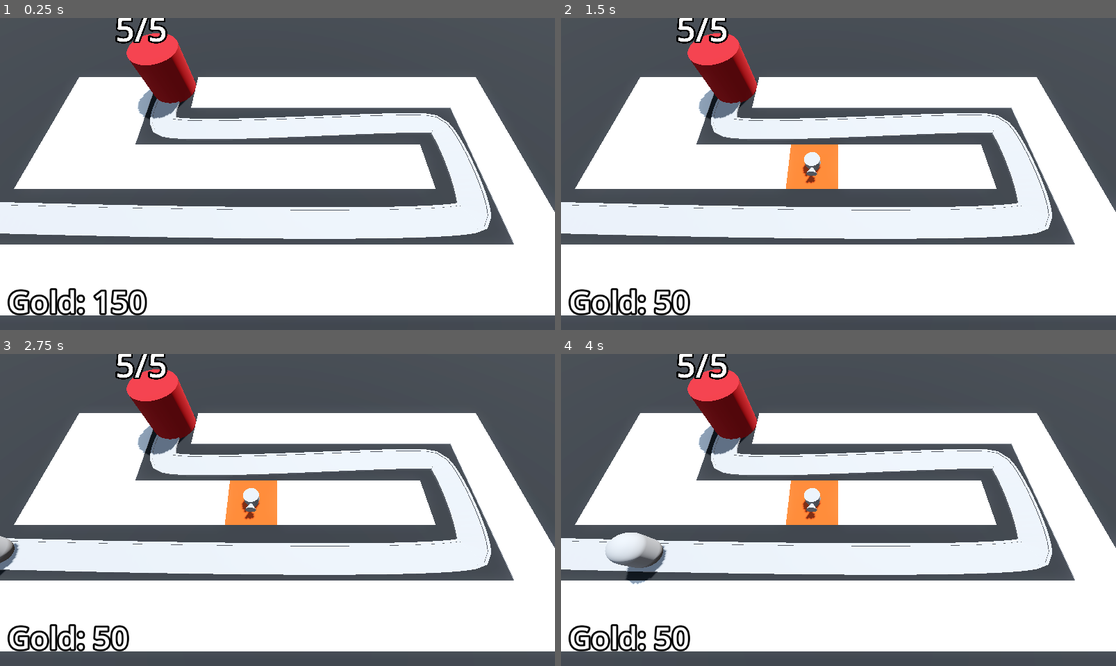
Above: before the commit, frames 1-4 (two rows, left to right).
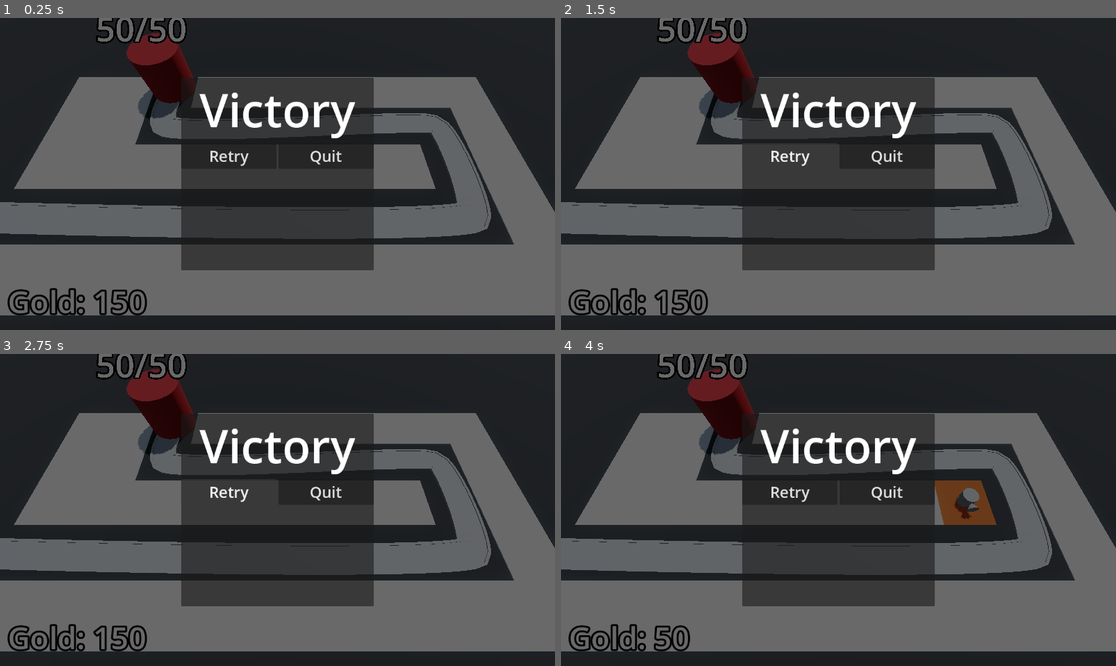
Above: after the commit, the same moments.

Repository: santoja/barbarian_rush_learning
Game: Godot game, scene res://BaseLevel.tscn
The game is run twice, just before and just after one commit, with the same random seed, the same clock (stepped at 60 frames per second) and the same inputs.
Inputs (mouse positions are in pixels of both pictures, inside the frame that each line leads up to):
- Up to frame 1 (0.25 s): no input
- Up to frame 2 (1.5 s): click (788, 155) at 0.5 s, where only the run after the commit has a clickable "Retry"; click (788, 155) at 1.25 s, where only the run after the commit has a clickable "Retry"
- Up to frame 3 (2.75 s): click (227, 491) at 2 s, where only the run after the commit has a clickable "Retry"
- Up to frame 4 (4 s): move the mouse to (960, 494) at 2.77 s; click (960, 494) at 2.85 s; move the mouse to (727, 525) at 3.52 s; click (727, 525) at 3.6 s

The runs differ from the first frame. In frame 1, 99% of the frame differs, in the area x 0-100%, y 0-100%; in frame 2, 99%; in frame 3, 99%; in frame 4, 98%.

Commit message:
Endgame added and victory user interface added

Diff:
--- a/BaseLevel.tscn
+++ b/BaseLevel.tscn
@@ -8,6 +8,8 @@
 [ext_resource type="Script" path="res://TurretManager.gd" id="5_bsi1w"]
 [ext_resource type="PackedScene" uid="uid://cfnoftnafo1dw" path="res://Turret/turret.tscn" id="6_cuxqa"]
 [ext_resource type="Script" path="res://Bank.gd" id="8_tb7x8"]
+[ext_resource type="PackedScene" uid="uid://o6b8yi0nklbw" path="res://DifficultyManager/difficulty_manager.tscn" id="9_wkkr4"]
+[ext_resource type="PackedScene" uid="uid://nso460lg2553" path="res://UserInterface/victory_layer.tscn" id="10_f8trg"]
 
 [sub_resource type="ProceduralSkyMaterial" id="ProceduralSkyMaterial_7ivxk"]
 sky_horizon_color = Color(0.64625, 0.65575, 0.67075, 1)
@@ -63,10 +65,11 @@
 "cells": PackedInt32Array(65535, 65534, 0, 65535, 2, 0, 65531, 65535, 0, 4, 65535, 0, 65531, 65534, 0, 65531, 0, 0, 655 …(306 unchanged characters)…
 }
 
-[node name="EnemyPath" type="Path3D" parent="."]
+[node name="EnemyPath" type="Path3D" parent="." node_paths=PackedStringArray("difficulty_manager")]
 curve = SubResource("Curve3D_yspei")
 script = ExtResource("3_8kurt")
 enemy_scene = ExtResource("2_i0b3s")
+difficulty_manager = NodePath("../DifficultyManager")
 
 [node name="Road" type="CSGPolygon3D" parent="EnemyPath"]
 polygon = PackedVector2Array(-1, 0, -1, 0.1, 1, 0.1, 1, 0)
@@ -76,7 +79,7 @@
 path_interval = 0.5
 path_simplify_angle = 0.0
 path_rotation = 2
-path_local = false
+path_local = true
 path_continuous_u = true
 path_u_distance = 1.0
 path_joined = false
@@ -89,7 +92,7 @@
 path_interval = 0.5
 path_simplify_angle = 0.0
 path_rotation = 2
-path_local = false
+path_local = true
 path_continuous_u = true
 path_u_distance = 1.0
 path_joined = false
@@ -102,7 +105,7 @@
 path_interval = 0.5
 path_simplify_angle = 0.0
 path_rotation = 2
-path_local = false
+path_local = true
 path_continuous_u = true
 path_u_distance = 1.0
 path_joined = false
@@ -113,6 +116,7 @@
 
 [node name="Base" parent="." instance=ExtResource("3_eyew1")]
 transform = Transform3D(1, 0, 0, 0, 1, 0, 0, 0, 1, -10, 0, -6.5)
+max_health = 50
 
 [node name="TurretManager" type="Node3D" parent="." node_paths=PackedStringArray("enemy_path")]
 script = ExtResource("5_bsi1w")
@@ -139,4 +143,9 @@
 text = "Bank:"
 label_settings = SubResource("LabelSettings_dvom3")
 
+[node name="DifficultyManager" parent="." instance=ExtResource("9_wkkr4")]
+
+[node name="VictoryLayer" parent="." instance=ExtResource("10_f8trg")]
+
 [connection signal="timeout" from="EnemyPath/Timer" to="EnemyPath" method="spawn_enemy"]
+[connection signal="stop_spawning_enemies" from="DifficultyManager" to="EnemyPath" method="_on_difficulty_manager_stop_spawning_enemies"]
--- /dev/null
+++ b/DifficultyManager/difficulty_manager.gd
@@ -0,0 +1,26 @@
+extends Node
+
+signal stop_spawning_enemies
+
+@export var game_length := 30.0
+@export var spawn_time_curve: Curve
+@export var enemy_health_curve: Curve
+
+@onready var timer: Timer = $Timer
+
+# Called when the node enters the scene tree for the first time.
+func _ready() -> void:
+	timer.start(game_length)
+
+func game_progress_ratio() -> float:
+	return 1.0 - (timer.time_left / game_length)
+
+func get_spawn_time() -> float:
+	return spawn_time_curve.sample(game_progress_ratio())
+
+func get_enemy_health() -> float:
+	return enemy_health_curve.sample(game_progress_ratio())
+
+
+func _on_timer_timeout() -> void:
+	stop_spawning_enemies.emit()
--- /dev/null
+++ b/DifficultyManager/difficulty_manager.tscn
@@ -0,0 +1,25 @@
+[gd_scene load_steps=4 format=3 uid="uid://o6b8yi0nklbw"]
+
+[ext_resource type="Script" path="res://DifficultyManager/difficulty_manager.gd" id="1_w0uyn"]
+
+[sub_resource type="Curve" id="Curve_io4bj"]
+min_value = 0.25
+max_value = 2.0
+_data = [Vector2(0, 2), 0.0, -1.75, 0, 1, Vector2(1, 0.25), -1.75, 0.0, 1, 0]
+point_count = 2
+
+[sub_resource type="Curve" id="Curve_4qxl7"]
+min_value = 10.0
+max_value = 150.0
+_data = [Vector2(0, 10), 0.0, 140.0, 0, 1, Vector2(1, 150), 140.0, 0.0, 1, 0]
+point_count = 2
+
+[node name="DifficultyManager" type="Node"]
+script = ExtResource("1_w0uyn")
+spawn_time_curve = SubResource("Curve_io4bj")
+enemy_health_curve = SubResource("Curve_4qxl7")
+
+[node name="Timer" type="Timer" parent="."]
+one_shot = true
+
+[connection signal="timeout" from="Timer" to="." method="_on_timer_timeout"]
--- a/Enemy/enemy.gd
+++ b/Enemy/enemy.gd
@@ -28,3 +28,4 @@
 	if progress_ratio == 1.0:
 		base.take_damage()
 		set_process(false)
+		queue_free()
--- a/EnemyPath.gd
+++ b/EnemyPath.gd
@@ -1,7 +1,25 @@
 extends Path3D
 
 @export var enemy_scene: PackedScene
+@export var difficulty_manager: Node
+@export var victory_layer: CanvasLayer
+
+@onready var timer: Timer = $Timer
 
 func spawn_enemy() -> void:
 	var new_enemy = enemy_scene.instantiate()
+	new_enemy.max_health = difficulty_manager.get_enemy_health()
 	add_child(new_enemy)
+	timer.wait_time = difficulty_manager.get_spawn_time()
+	new_enemy.tree_exited.connect(enemy_defeated)
+
+
+func _on_difficulty_manager_stop_spawning_enemies() -> void:
+	timer.stop()
+
+func enemy_defeated() -> void:
+	if timer.is_stopped():
+		for child in get_children():
+			if child is PathFollow3D:
+				return
+		victory_layer.visible = true
--- /dev/null
+++ b/UserInterface/victory_layer.gd
@@ -0,0 +1,8 @@
+extends CanvasLayer
+
+
+func restart_game() -> void:
+	get_tree().reload_current_scene()
+
+func quit_game() -> void:
+	get_tree().quit()
--- /dev/null
+++ b/UserInterface/victory_layer.tscn
@@ -0,0 +1,55 @@
+[gd_scene load_steps=3 format=3 uid="uid://nso460lg2553"]
+
+[ext_resource type="Script" path="res://UserInterface/victory_layer.gd" id="1_1qxc3"]
+
+[sub_resource type="LabelSettings" id="LabelSettings_3ikfb"]
+font_size = 96
+
+[node name="VictoryLayer" type="CanvasLayer"]
+script = ExtResource("1_1qxc3")
+
+[node name="ColorRect" type="ColorRect" parent="."]
+anchors_preset = 15
+anchor_right = 1.0
+anchor_bottom = 1.0
+grow_horizontal = 2
+grow_vertical = 2
+color = Color(0, 0, 0, 0.588235)
+
+[node name="CenterContainer" type="CenterContainer" parent="."]
+anchors_preset = 15
+anchor_right = 1.0
+anchor_bottom = 1.0
+grow_horizontal = 2
+grow_vertical = 2
+
+[node name="PanelContainer" type="PanelContainer" parent="CenterContainer"]
+custom_minimum_size = Vector2(400, 400)
+layout_mode = 2
+
+[node name="VBoxContainer" type="VBoxContainer" parent="CenterContainer/PanelContainer"]
+layout_mode = 2
+
+[node name="Label" type="Label" parent="CenterContainer/PanelContainer/VBoxContainer"]
+layout_mode = 2
+text = "Victory"
+label_settings = SubResource("LabelSettings_3ikfb")
+horizontal_alignment = 1
+
+[node name="HBoxContainer" type="HBoxContainer" parent="CenterContainer/PanelContainer/VBoxContainer"]
+layout_mode = 2
+
+[node name="RetryButton" type="Button" parent="CenterContainer/PanelContainer/VBoxContainer/HBoxContainer"]
+layout_mode = 2
+size_flags_horizontal = 3
+theme_override_font_sizes/font_size = 32
+text = "Retry"
+
+[node name="QuitButton" type="Button" parent="CenterContainer/PanelContainer/VBoxContainer/HBoxContainer"]
+layout_mode = 2
+size_flags_horizontal = 3
+theme_override_font_sizes/font_size = 32
+text = "Quit"
+
+[connection signal="button_down" from="CenterContainer/PanelContainer/VBoxContainer/HBoxContainer/RetryButton" to="." method="restart_game"]
+[connection signal="button_down" from="CenterContainer/PanelContainer/VBoxContainer/HBoxContainer/QuitButton" to="." method="quit_game"]
Not shown: 1 places in BaseLevel.tscn that only renumber resources
